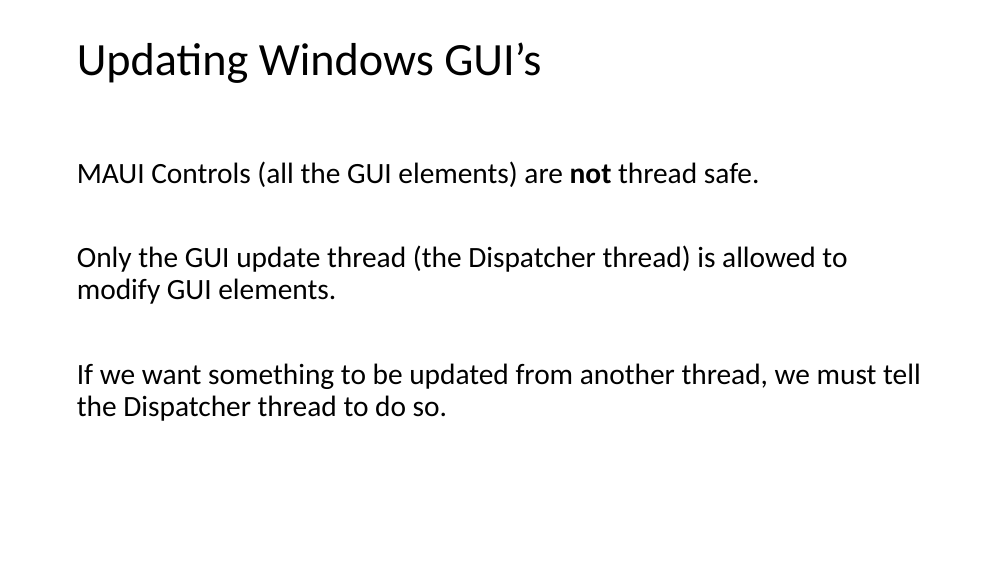
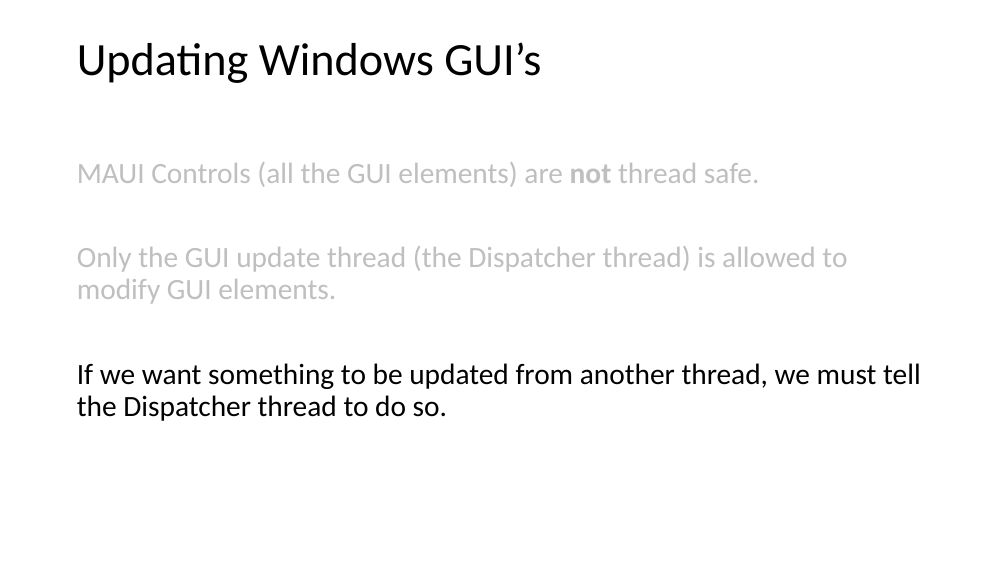
Before and after one commit to codesmurf/st3its3_teaching, a slide deck: slide 28 of 05 Thread Synchronization 1/Thread Synchronization.pptx (slide 21 before the commit). Drawn at 1008x567 pixels with LibreOffice and Linux fonts; fonts in the diff are those of the drawing. Boxes give left, top, right and bottom in pixels: in the first picture for what was removed or moved away, otherwise in the second. Text is boxed around its words. In the diff, an @@ line names an element or a change of style, - is before the commit and + after.

Commit message:
Updates to Thread sync slides

```diff
--- a/05 Thread Synchronization 1/Thread Synchronization.pptx
+++ b/05 Thread Synchronization 1/Thread Synchronization.pptx
@@ text at [77, 162, 847, 304]: text colour #000000 to #BFBFBF in "MAUI Controls (all the GUI elements) are ...", "Only the GUI update thread (the Dispatcher ..." @@
```
Also in this commit, not shown: 10 other slides changed, 12 slides added, 1 other file.
